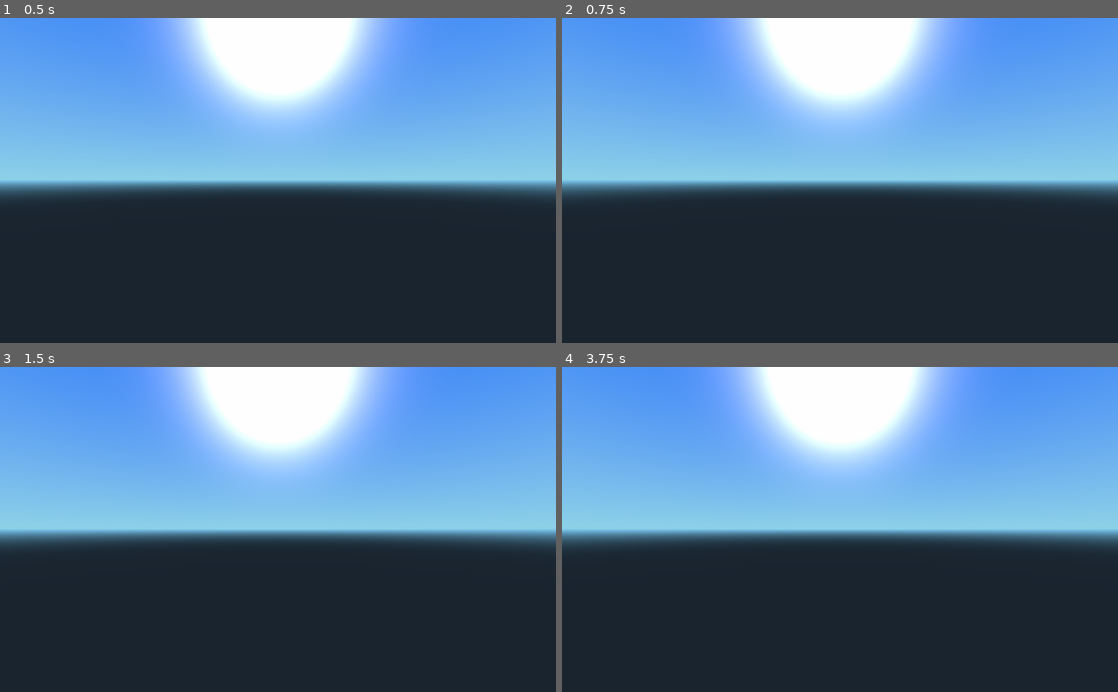
Above: before the commit, frames 1-4 (two rows, left to right).
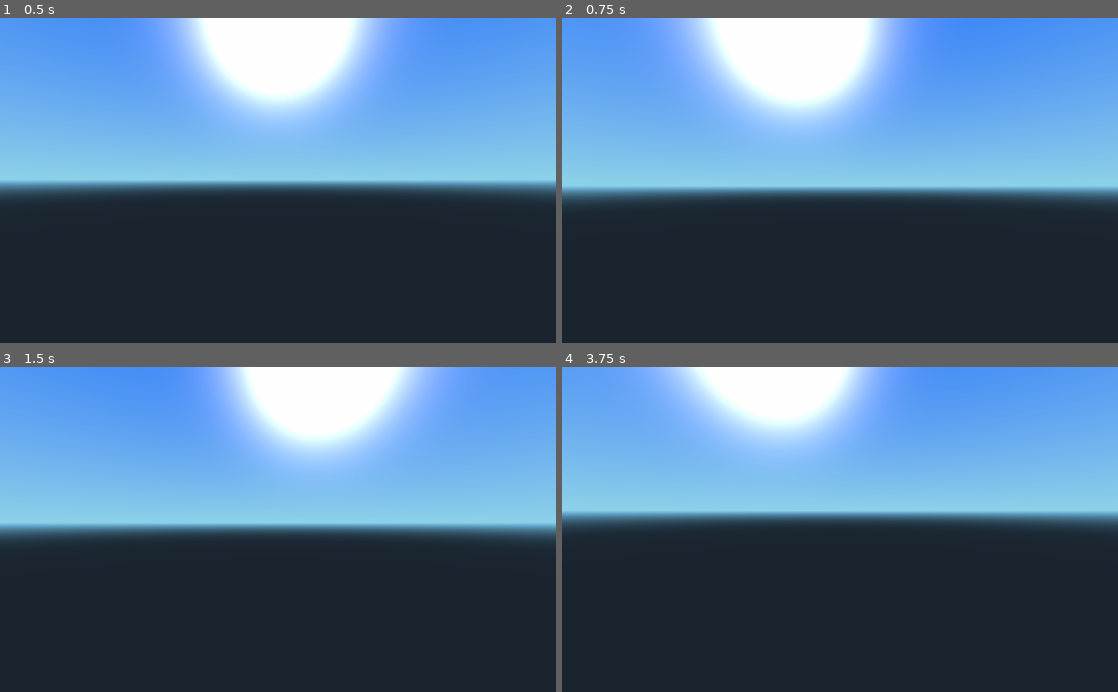
Above: after the commit, the same moments.

Repository: ewewukek/godot-fps
Game: Godot game, scene res://Player.tscn
The game is run twice, just before and just after one commit, with the same random seed, the same clock (stepped at 60 frames per second) and the same inputs. This scene is started directly instead of the project's main scene.
Inputs (mouse positions are in pixels of both pictures, inside the frame that each line leads up to):
- Up to frame 1 (0.5 s): no input
- Up to frame 2 (0.75 s): tap Enter at 0.5 s; move the mouse to (962, 164) at 0.52 s; hold D (move_right) from 0.53 s (still down)
- Up to frame 3 (1.5 s): tap Space at 1.25 s; move the mouse to (166, 545) at 1.27 s; release D (move_right) at 1.28 s; hold S (move_backward) from 1.28 s (still down)
- Up to frame 4 (3.75 s): tap Enter at 2, 3.5 s; move the mouse to (895, 458) at 2.02 s; release S (move_backward) at 2.03 s; hold D (move_right) 2.03-2.78 s; tap Space at 2.75 s; move the mouse to (812, 594) at 2.77 s; hold W (move_forward) 2.78-3.53 s; move the mouse to (1006, 578) at 3.52 s; hold A (move_left) from 3.53 s (still down)

Frame 1 is identical in both runs. In frame 2, 17% of the frame differs, in the area x 0-100%, y 0-57%; in frame 3, 15%; in frame 4, 22%, in the area x 0-100%, y 0-56%.

Commit message:
basic player movement

Diff:
--- /dev/null
+++ b/Player.gd
@@ -0,0 +1,46 @@
+extends KinematicBody
+
+var MOUSE_SENSITIVITY = 0.05
+
+var camera
+var neck
+
+func _ready():
+	neck = $Neck
+	camera = $Neck/Camera
+
+	# TODO: move somewhere else
+	Input.set_mouse_mode(Input.MOUSE_MODE_CAPTURED)
+
+func _physics_process(delta):
+	var input_move = Vector3()
+
+	if Input.is_action_pressed("move_forward"):
+		input_move.z -= 1.0
+	if Input.is_action_pressed("move_backward"):
+		input_move.z += 1.0
+	if Input.is_action_pressed("move_left"):
+		input_move.x -= 1.0
+	if Input.is_action_pressed("move_right"):
+		input_move.x += 1.0
+
+	# TODO: move somewhere else
+	if Input.is_action_just_pressed("ui_cancel"):
+		if Input.get_mouse_mode() == Input.MOUSE_MODE_VISIBLE:
+			Input.set_mouse_mode(Input.MOUSE_MODE_CAPTURED)
+		else:
+			Input.set_mouse_mode(Input.MOUSE_MODE_VISIBLE)
+
+	if input_move.length() > 0:
+		input_move = input_move.normalized()
+		var velocity = global_transform.basis * input_move
+		move_and_slide(velocity, Vector3(0, 1, 0), 0.05, 2, deg2rad(45))
+
+func _input(event):
+    if event is InputEventMouseMotion and Input.get_mouse_mode() == Input.MOUSE_MODE_CAPTURED:
+        neck.rotate_x(deg2rad(event.relative.y * MOUSE_SENSITIVITY * -1))
+        rotate_y(deg2rad(event.relative.x * MOUSE_SENSITIVITY * -1))
+
+        var camera_rot = neck.rotation_degrees
+        camera_rot.x = clamp(camera_rot.x, -70, 70)
+        neck.rotation_degrees = camera_rot
--- a/Player.tscn
+++ b/Player.tscn
@@ -1,4 +1,6 @@
-[gd_scene load_steps=3 format=2]
+[gd_scene load_steps=4 format=2]
+
+[ext_resource path="res://Player.gd" type="Script" id=1]
 
 [sub_resource type="CapsuleShape" id=1]
 
@@ -22,6 +24,7 @@
 axis_lock_angular_y = false
 axis_lock_angular_z = false
 collision/safe_margin = 0.001
+script = ExtResource( 1 )
 _sections_unfolded = [ "Collision" ]
 
 [node name="Body" type="CollisionShape" parent="." index="0"]
